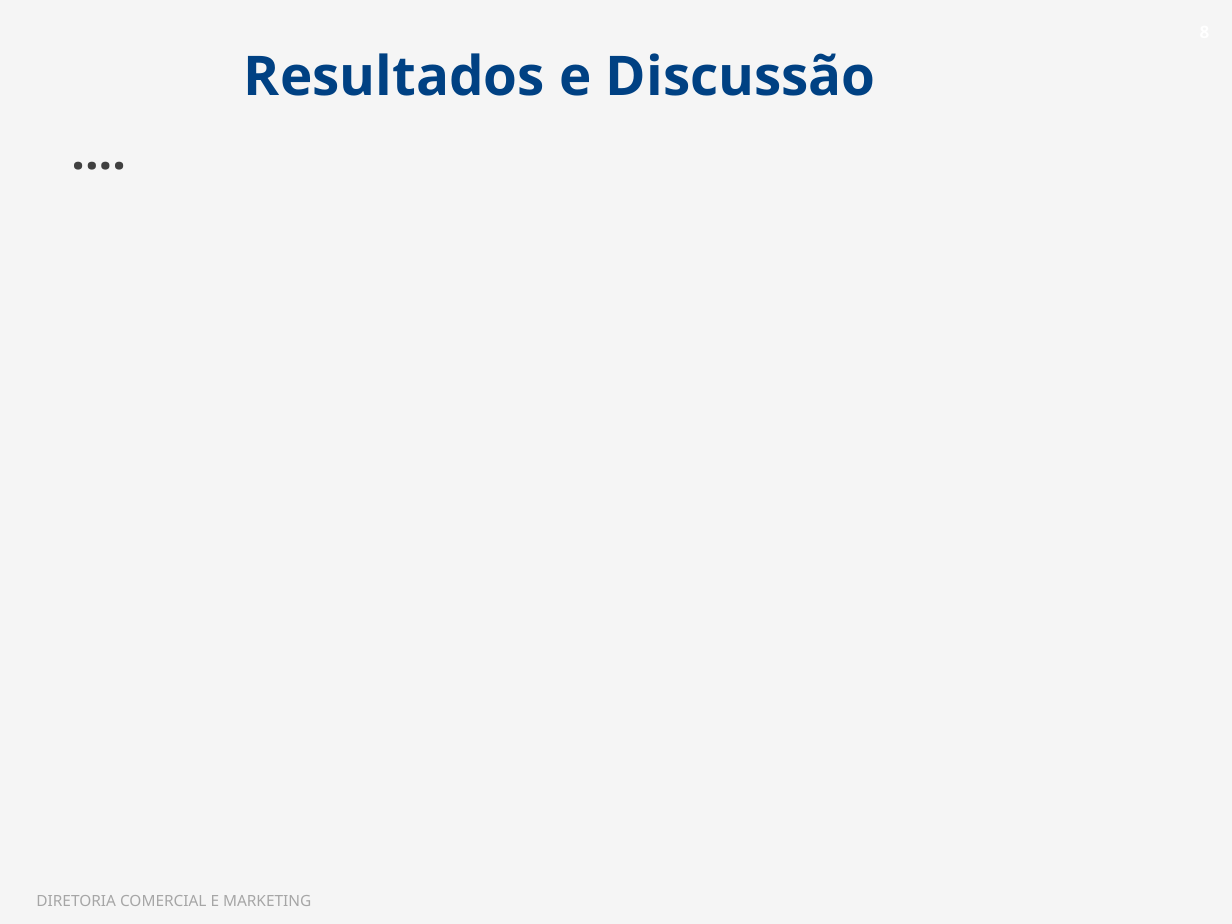
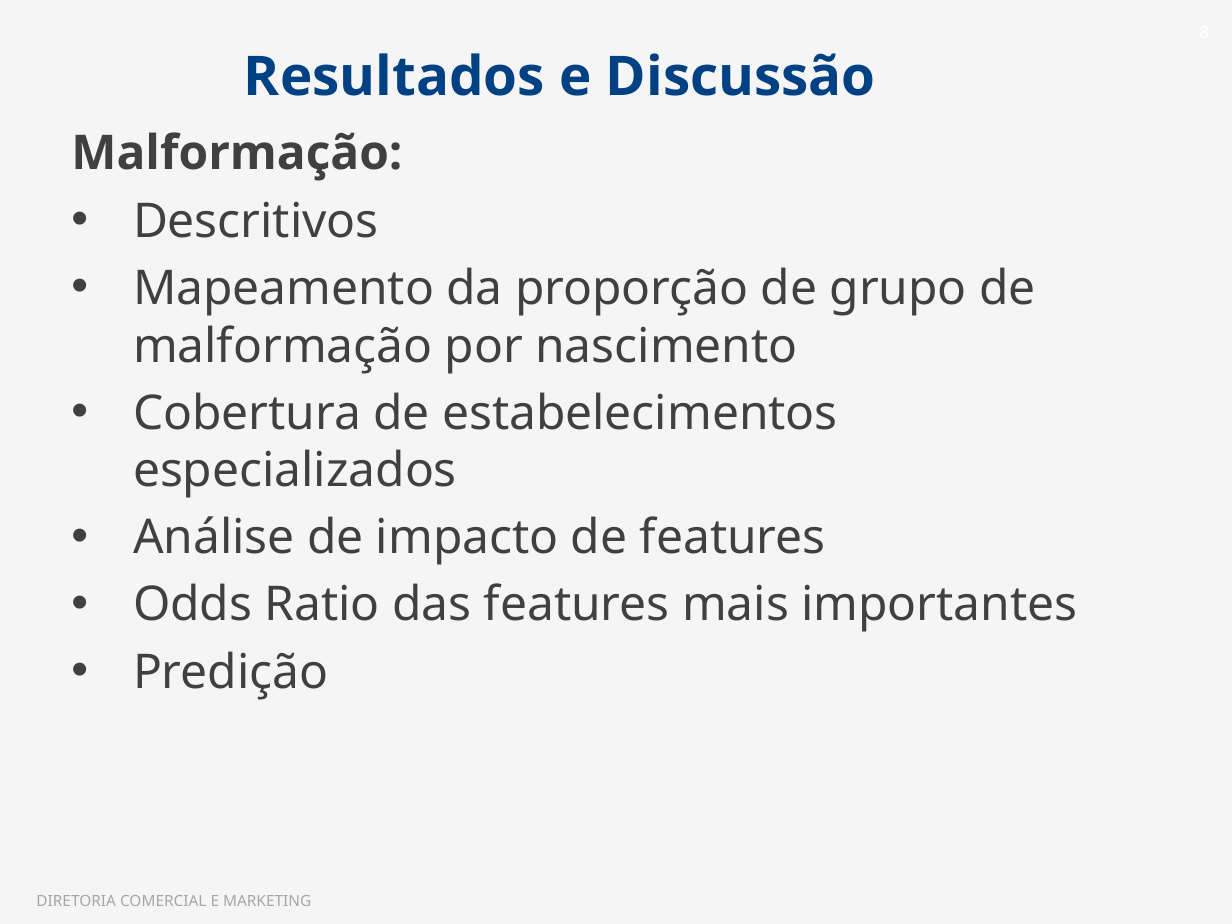
Before and after one commit to BrazilianDatathon2023/jornada-5, a slide deck: slide 8 of Apresentação Datathon.pptx. Drawn at 1232x924 pixels with LibreOffice and Linux fonts; fonts in the diff are those of the drawing; background and template pictures are left out. Boxes give left, top, right and bottom in pixels: in the first picture for what was removed or moved away, otherwise in the second. Text is boxed around its words. In the diff, an @@ line names an element or a change of style, - is before the commit and + after.

```diff
--- a/Apresentação Datathon.pptx
+++ b/Apresentação Datathon.pptx
@@ text at (71, 132, 1077, 700): text changed; bold off @@
-....
+Malformação:
+• Descritivos
+• Mapeamento da proporção de grupo de malformação por nascimento
+• Cobertura de estabelecimentos especializados
+• Análise de impacto de features
+• Odds Ratio das features mais importantes
+• Predição
```
Also in this commit, not shown: 7 slides added.
